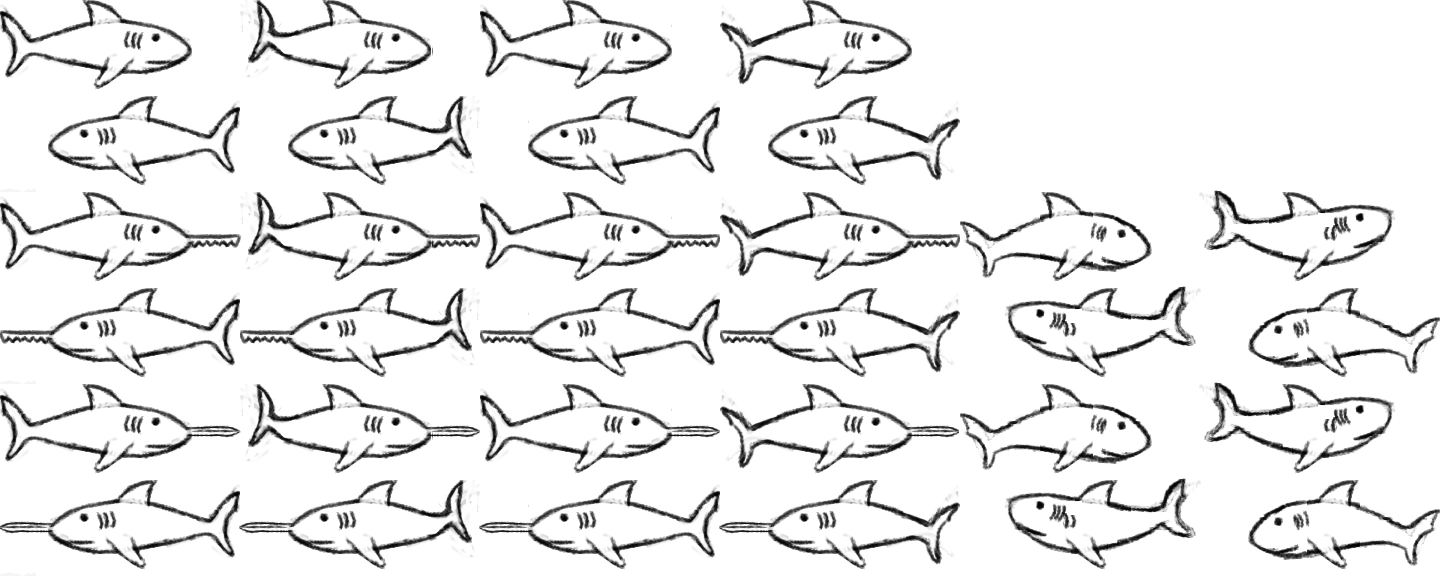
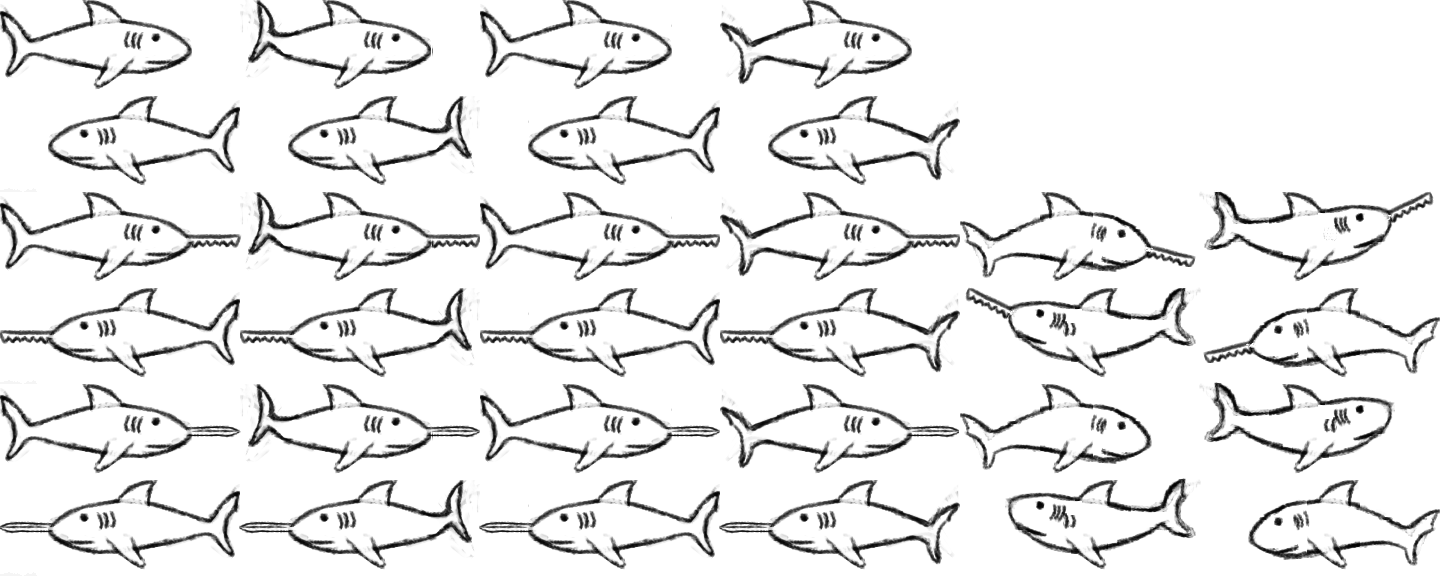
Layered file, before and after one edit (1440 × 576). Changes by layer:
added layer "Layer #3" above "Layer #2" over [1145, 191, 1434, 267]
added layer "Pasted Layer #3" above "Pasted Layer #1" over [965, 287, 1254, 363]
painted on "Pasted Layer #1" over [1006, 286, 1256, 348]
painted on "Pasted Layer #2" over [1145, 190, 1393, 253]
